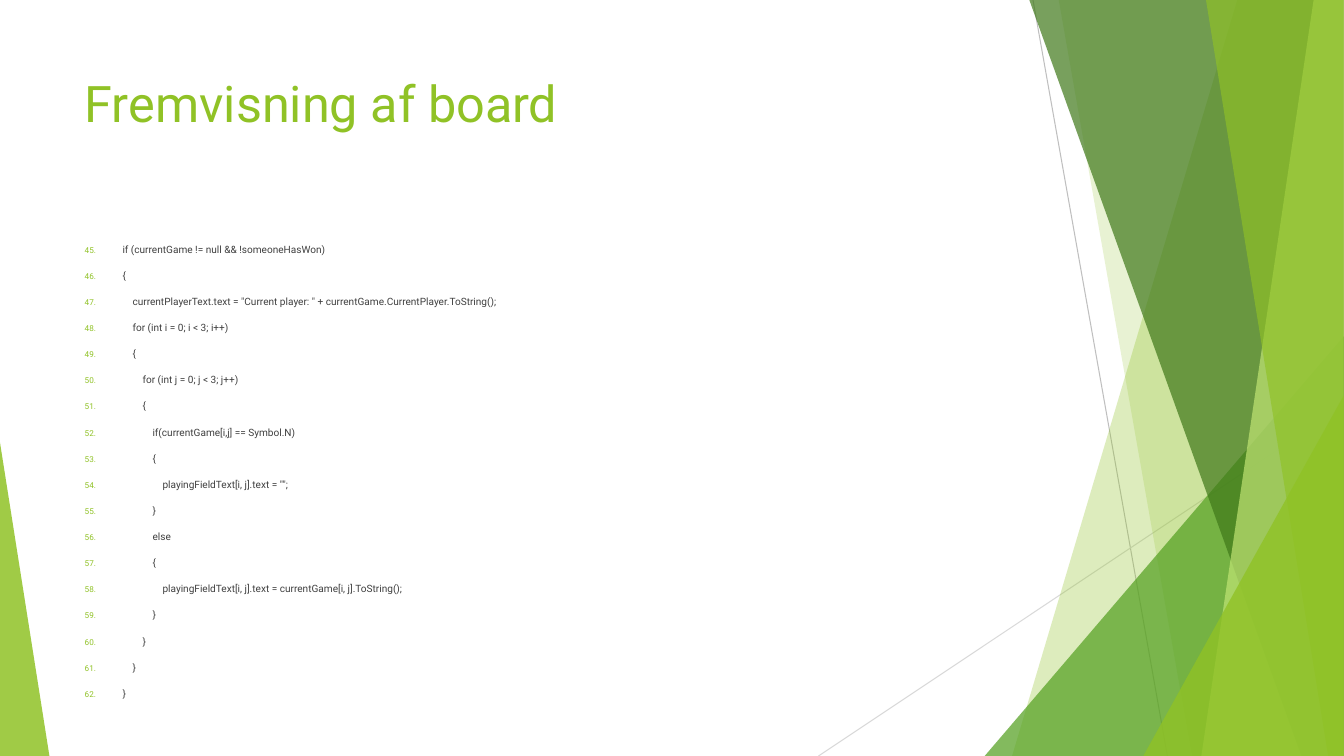
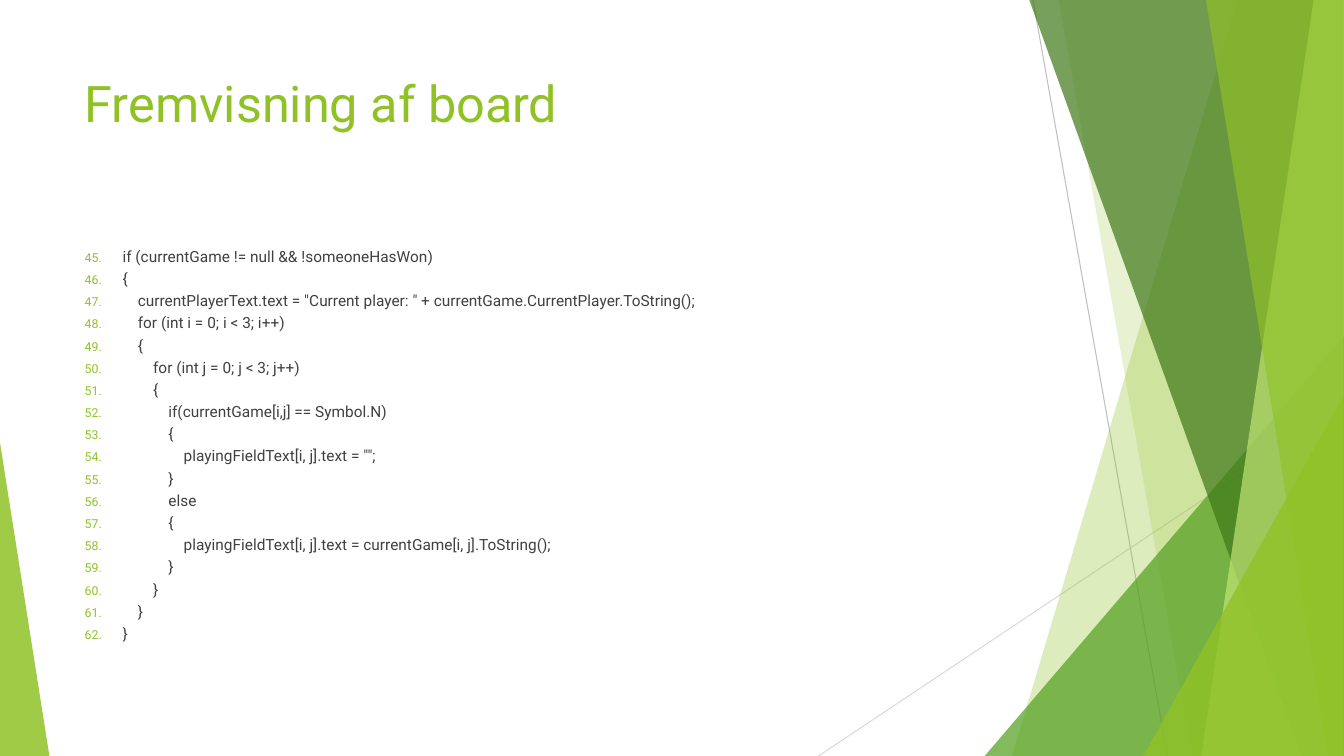
Before and after one commit to UffeThorsen/ZBC-ProgB-18-20-TicTacToe, a slide deck: slide 5 of notes/Tic Tac Toe GUI.pptx. Drawn at 1344x756 pixels with LibreOffice and Linux fonts; fonts in the diff are those of the drawing. Boxes give left, top, right and bottom in pixels: in the first picture for what was removed or moved away, otherwise in the second. Text is boxed around its words. In the diff, an @@ line names an element or a change of style, - is before the commit and + after.

```diff
--- a/notes/Tic Tac Toe GUI.pptx
+++ b/notes/Tic Tac Toe GUI.pptx
@@ text "if (currentGame != null && ..." at (x1=123, y1=250, x2=695, y2=554): size 7.2 to 11 pt; line spacing 1 to 1.2; less space between paragraphs @@
```
Also in this commit, not shown: 4 other slides changed, 5 slides added, 1 slide removed, 1 other file.
